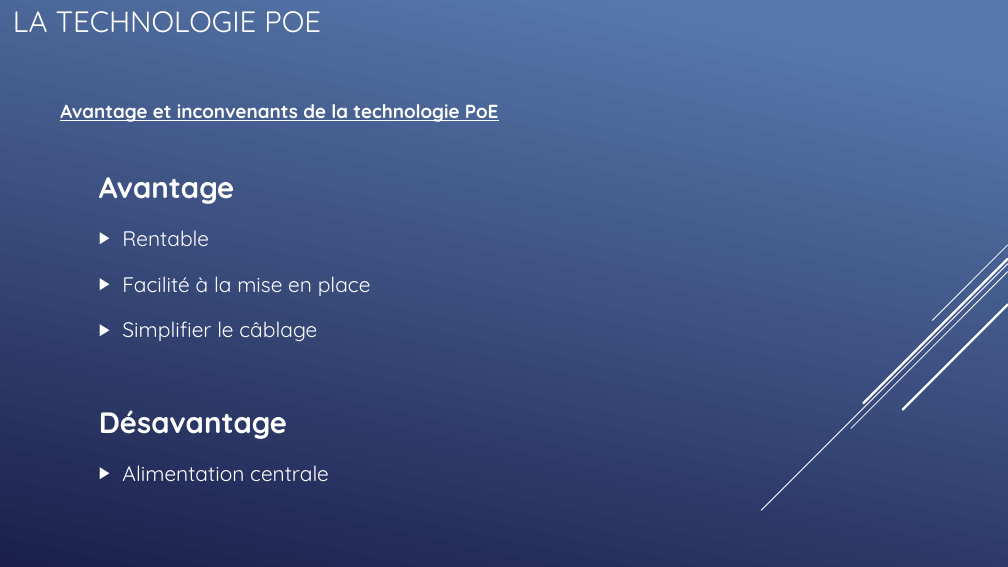
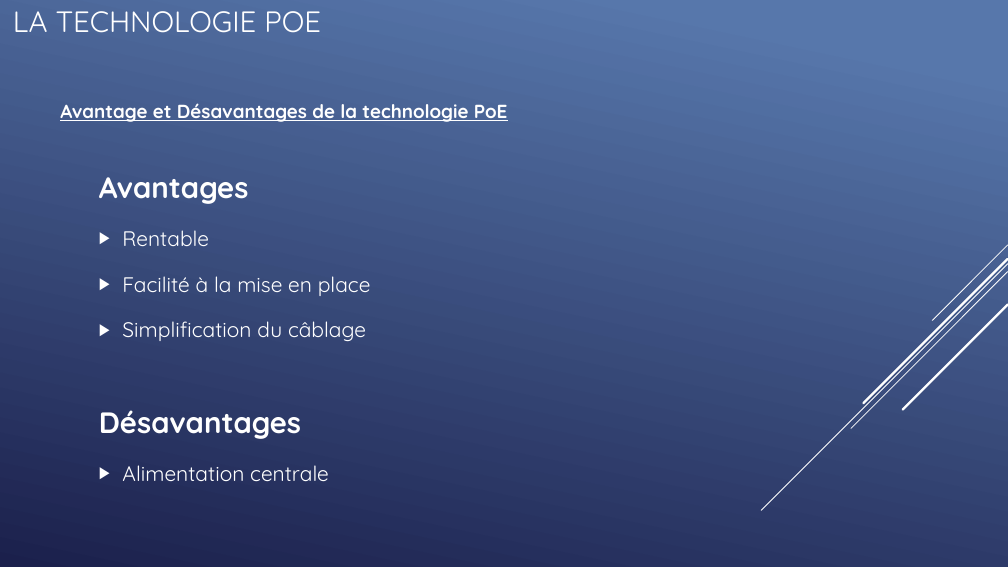
Before and after one commit to QuentinKrg/M214-Ethernet, a slide deck: slide 11 of Module 214 - Fabrication_Ethernet.pptx (slide 14 before the commit). Drawn at 1008x567 pixels with LibreOffice and Linux fonts; fonts in the diff are those of the drawing. Boxes give left, top, right and bottom in pixels: in the first picture for what was removed or moved away, otherwise in the second. Text is boxed around its words. In the diff, an @@ line names an element or a change of style, - is before the commit and + after.

```diff
--- a/Module 214 - Fabrication_Ethernet.pptx
+++ b/Module 214 - Fabrication_Ethernet.pptx
@@ text at [60,103,508,122]: text changed @@
-Avantage et inconvenants de la technologie PoE
+Avantage et Désavantages de la technologie PoE
@@ text at [99,177,249,204]: text changed @@
-Avantage
+Avantages
@@ text at [99,321,366,439]: text changed @@
-▶ Simplifier le câblage
-Désavantage
+▶ Simplification du câblage
+Désavantages
```
Also in this commit, not shown: 6 other slides changed, 3 slides removed.
